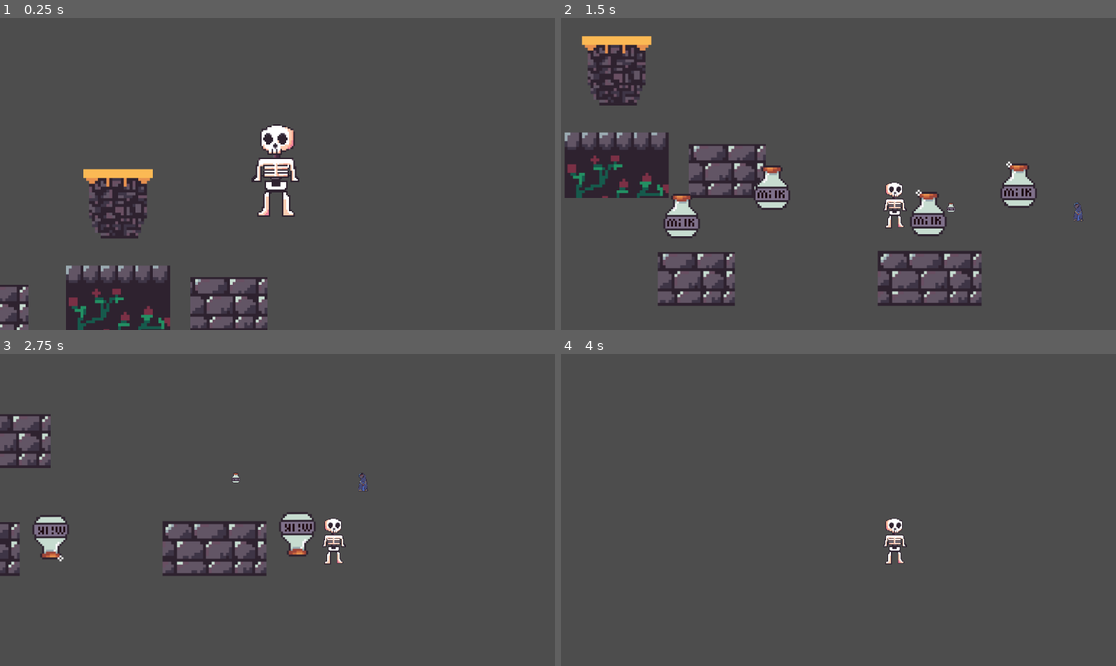
Above: before the commit, frames 1-4 (two rows, left to right).
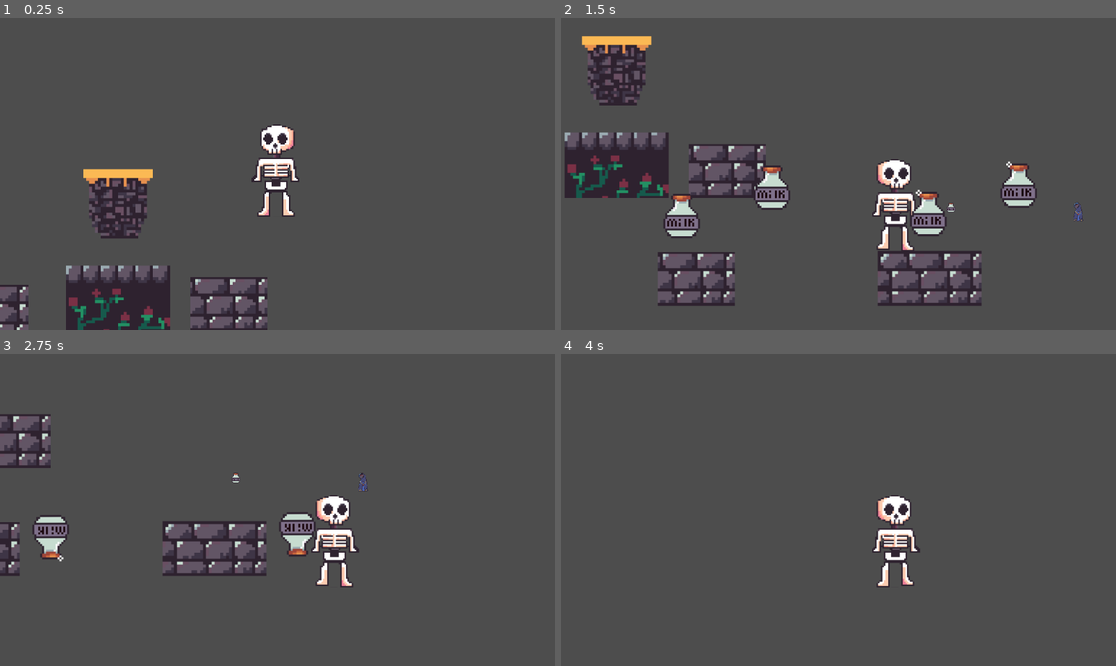
Above: after the commit, the same moments.

Repository: Hexalikk/Mini-Jame-Gam-55
Game: Godot game, scene res://scenes/main.tscn
Two runs of this game, one before a commit and one after it. Both use one fixed random seed, a clock stepped at 60 frames per second and the inputs below.
Inputs:
- Up to frame 1 (0.25 s): no input
- Up to frame 2 (1.5 s): hold D (right) from 0.53 s (still down); tap E (throw a bone) at 0.6, 1.35 s; tap Space (jump) at 0.77 s
- Up to frame 3 (2.75 s): tap Space (jump) at 1.52 s; release D (right) at 2.03 s; hold A (left) from 2.03 s (still down); tap E (throw a bone) at 2.1 s
- Up to frame 4 (4 s): release A (left) at 2.78 s; hold D (right) from 2.78 s (still down); tap E (throw a bone) at 2.85, 3.6 s; tap Space (jump) at 3.02, 3.77 s

The runs differ from the first frame. In frame 2, 1.3% of the frame differs, in the area x 56-64%, y 45-75%; in frame 3, 1.3%; in frame 4, 1.3%, in the area x 56-65%, y 45-75%.

Commit message:
new character sheet animations

Diff:
--- a/stronger-bones/scenes/player.tscn
+++ b/stronger-bones/scenes/player.tscn
@@ -1,6 +1,5 @@
 [gd_scene format=3 uid="uid://bkc05oxigicje"]
 
-[ext_resource type="Texture2D" uid="uid://cu50igq77e6cn" path="res://assets/characters/skeleton.png" id="1_3vyb7"]
 [ext_resource type="Texture2D" uid="uid://dj8bwo1a55m0t" path="res://assets/characters/skeleton2.png" id="2_g2els"]
 
 [sub_resource type="RectangleShape2D" id="RectangleShape2D_u8vuu"]
@@ -9,21 +8,21 @@
 [sub_resource type="CircleShape2D" id="CircleShape2D_3vyb7"]
 radius = 70.0
 
-[sub_resource type="AtlasTexture" id="AtlasTexture_dqkch"]
-atlas = ExtResource("1_3vyb7")
-region = Rect2(0, 0, 384, 384)
-
-[sub_resource type="AtlasTexture" id="AtlasTexture_ur7pv"]
-atlas = ExtResource("1_3vyb7")
-region = Rect2(1536, 0, 384, 384)
+[sub_resource type="AtlasTexture" id="AtlasTexture_3vyb7"]
+atlas = ExtResource("2_g2els")
+region = Rect2(0, 0, 192, 192)
 
 [sub_resource type="AtlasTexture" id="AtlasTexture_g2els"]
-atlas = ExtResource("1_3vyb7")
-region = Rect2(768, 0, 384, 384)
+atlas = ExtResource("2_g2els")
+region = Rect2(1152, 0, 192, 192)
 
-[sub_resource type="AtlasTexture" id="AtlasTexture_3vyb7"]
-atlas = ExtResource("1_3vyb7")
-region = Rect2(1152, 0, 384, 384)
+[sub_resource type="AtlasTexture" id="AtlasTexture_dqkch"]
+atlas = ExtResource("2_g2els")
+region = Rect2(768, 0, 192, 192)
+
+[sub_resource type="AtlasTexture" id="AtlasTexture_fjrip"]
+atlas = ExtResource("2_g2els")
+region = Rect2(960, 0, 192, 192)
 
 [sub_resource type="AtlasTexture" id="AtlasTexture_qhqgy"]
 atlas = ExtResource("2_g2els")
@@ -41,7 +40,7 @@
 animations = [{
 "frames": [{
 "duration": 1.0,
-"texture": SubResource("AtlasTexture_dqkch")
+"texture": SubResource("AtlasTexture_3vyb7")
 }],
 "loop": true,
 "name": &"default",
@@ -49,7 +48,7 @@
 }, {
 "frames": [{
 "duration": 1.0,
-"texture": SubResource("AtlasTexture_ur7pv")
+"texture": SubResource("AtlasTexture_g2els")
 }],
 "loop": true,
 "name": &"jump_left",
@@ -57,7 +56,7 @@
 }, {
 "frames": [{
 "duration": 1.0,
-"texture": SubResource("AtlasTexture_g2els")
+"texture": SubResource("AtlasTexture_dqkch")
 }],
 "loop": true,
 "name": &"throw_body",
@@ -65,20 +64,20 @@
 }, {
 "frames": [{
 "duration": 1.0,
-"texture": SubResource("AtlasTexture_3vyb7")
+"texture": SubResource("AtlasTexture_fjrip")
 }],
 "loop": true,
 "name": &"throw_legs",
 "speed": 5.0
 }, {
 "frames": [{
-"duration": 1.0,
+"duration": 0.5,
 "texture": SubResource("AtlasTexture_qhqgy")
 }, {
-"duration": 1.0,
+"duration": 0.5,
 "texture": SubResource("AtlasTexture_qlg0r")
 }, {
-"duration": 1.0,
+"duration": 0.5,
 "texture": SubResource("AtlasTexture_tuyoq")
 }],
 "loop": true,
@@ -109,6 +108,7 @@
 drag_vertical_offset = 0.55
 
 [node name="AnimatedSprite2D" type="AnimatedSprite2D" parent="." unique_id=1552383906]
+scale = Vector2(2, 2)
 sprite_frames = SubResource("SpriteFrames_jej6c")
 speed_scale = 0.5
 
@@ -116,10 +116,3 @@
 position = Vector2(-15, 70)
 scale = Vector2(0.99999976, 0.99999976)
 shape = SubResource("RectangleShape2D_g2els")
-
-[node name="AnimatedSprite2D2" type="AnimatedSprite2D" parent="." unique_id=797103433]
-visible = false
-scale = Vector2(0.9999998, 0.9999998)
-sprite_frames = SubResource("SpriteFrames_jej6c")
-animation = &"throw_body"
-speed_scale = 0.5
